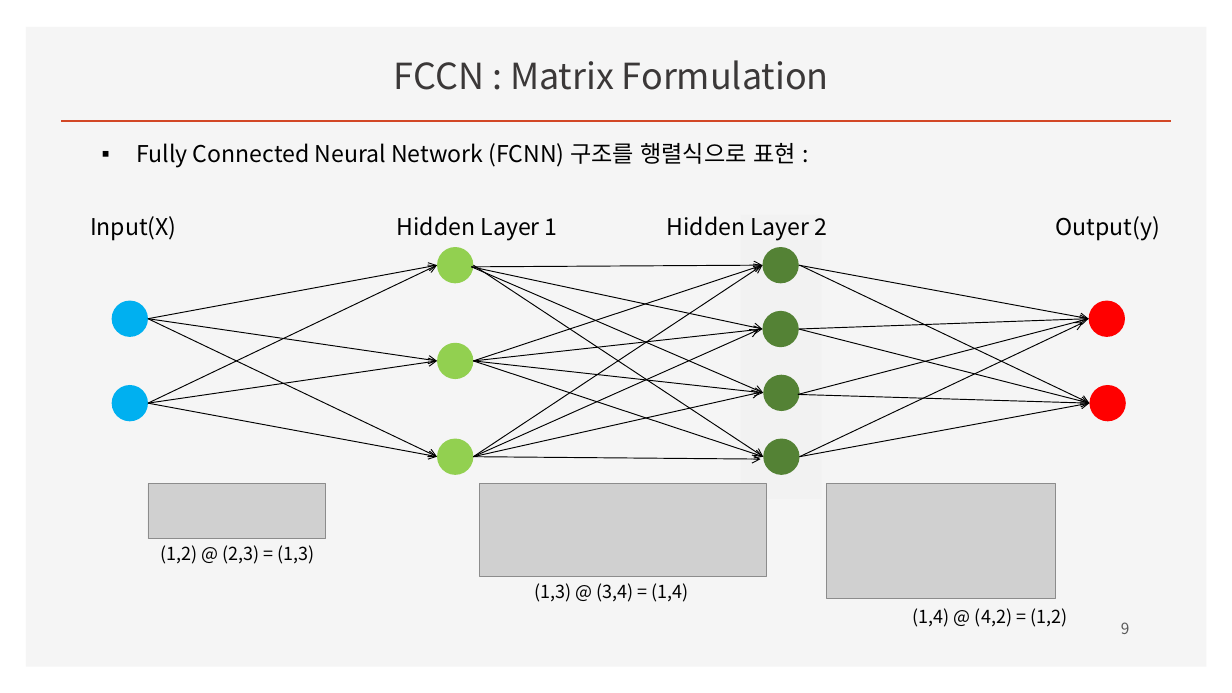
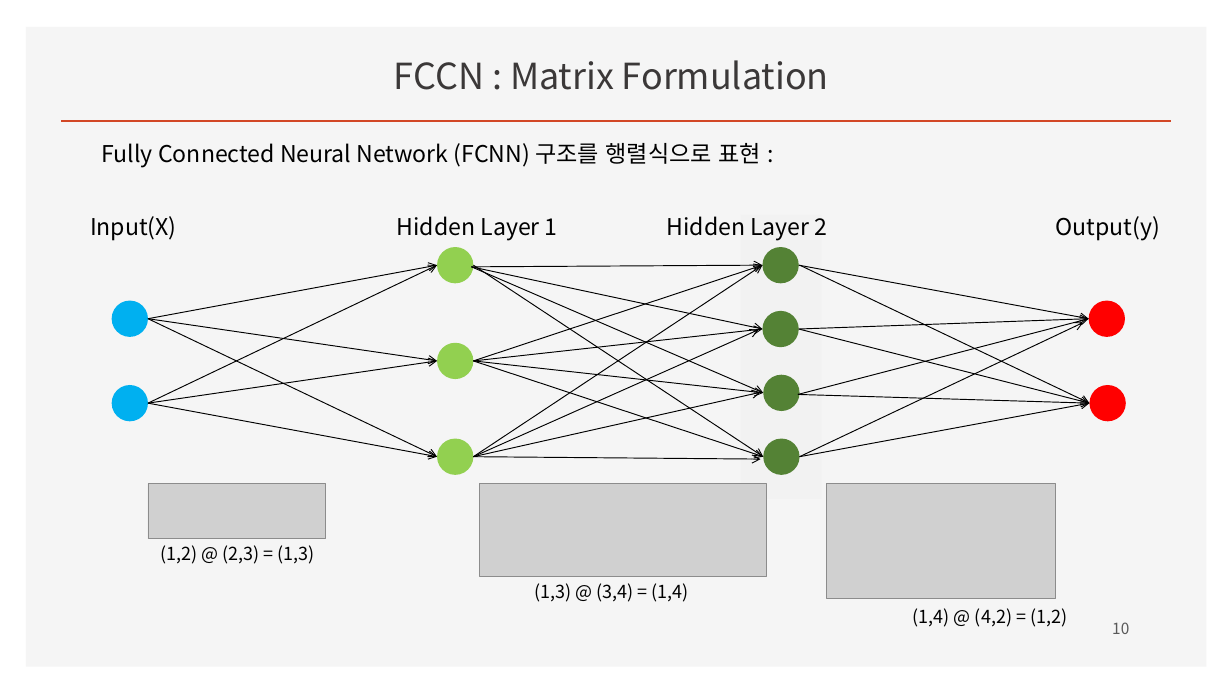
Before and after one commit to ancestor9/mathematics-for-machine-learning, a slide deck: slide 10 of Linear_Algebra/w6_Deep Learning.pptx (slide 9 before the commit). Drawn at 1232x693 pixels with LibreOffice and Linux fonts; fonts in the diff are those of the drawing; grey boxes stand for pictures; background and template pictures are left out. Boxes give left, top, right and bottom in pixels: in the first picture for what was removed or moved away, otherwise in the second. Text is boxed around its words. In the diff, an @@ line names an element or a change of style, - is before the commit and + after.

```diff
--- a/Linear_Algebra/w6_Deep Learning.pptx
+++ b/Linear_Algebra/w6_Deep Learning.pptx
@@ text "Fully Connected Neural Network (FCNN) ..." at (x1=102, y1=143, x2=761, y2=167): bullet ▪ to none @@
@@ page number at (x1=1112, y1=622, x2=1129, y2=634): text changed @@
-9
+10
```
Also in this commit, not shown: 1 slide added.
